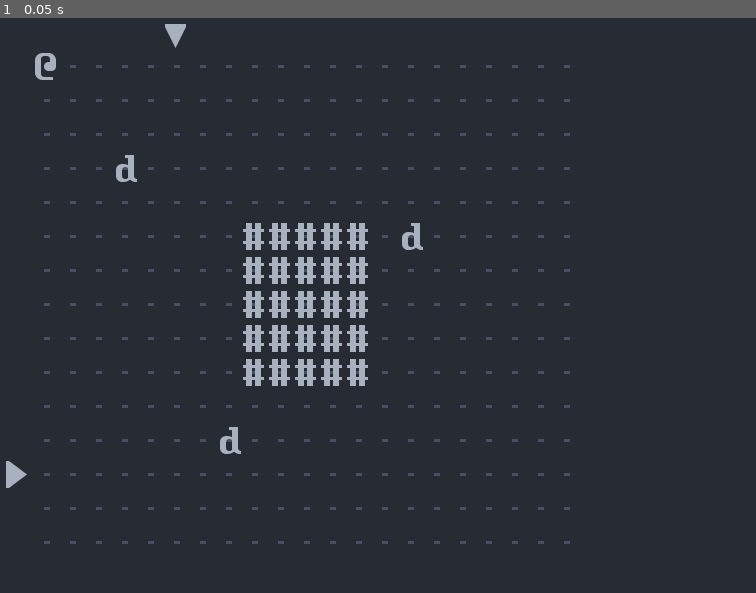
Above: before the commit, frame 1.
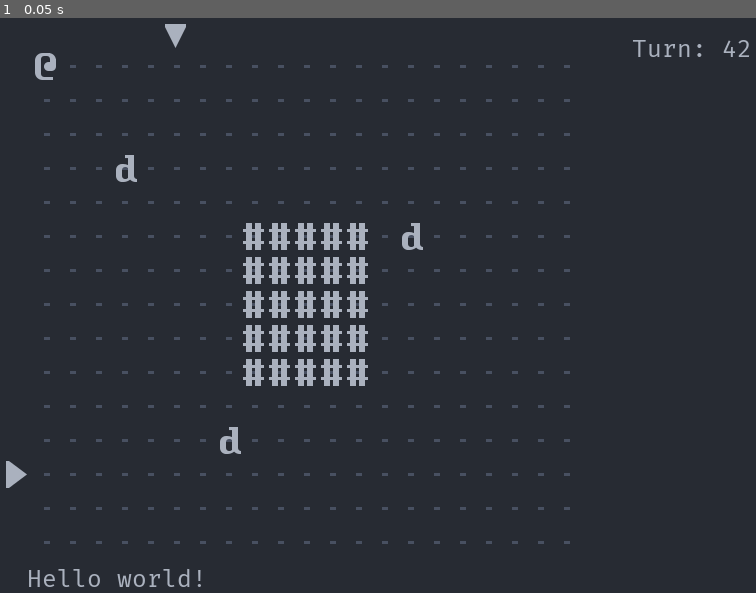
Above: after the commit, the same moment.

Repository: Bozar/GodotRoguelikeTutorial
Game: Godot game, scene res://scene/main/MainScene.tscn
Same seed, same stepped clock (60 frames per second), same inputs: the game is played once before the commit and once after it.
Inputs:
- Up to frame 1 (0.05 s): no input

The runs differ from the first frame. In frame 1, 0.3% of the frame differs, in the area x 3-100%, y 3-99%.

Commit message:
Add GUI controls.

Diff:
--- /dev/null
+++ b/03/scene/gui/MainGUI.tscn
@@ -0,0 +1,36 @@
+[gd_scene load_steps=4 format=2]
+
+[ext_resource path="res://resource/FiraCode-Regular.ttf" type="DynamicFontData" id=1]
+
+[sub_resource type="DynamicFont" id=1]
+size = 24
+font_data = ExtResource( 1 )
+
+[sub_resource type="DynamicFont" id=2]
+size = 24
+font_data = ExtResource( 1 )
+
+[node name="MainGUI" type="Control"]
+margin_right = 800.0
+margin_bottom = 600.0
+__meta__ = {
+"_edit_use_anchors_": false
+}
+
+[node name="Bottom" type="Label" parent="."]
+margin_left = 30.0
+margin_top = 550.0
+margin_right = 210.0
+margin_bottom = 581.0
+custom_fonts/font = SubResource( 1 )
+custom_colors/font_color = Color( 0.670588, 0.698039, 0.74902, 1 )
+text = "Hello world!"
+
+[node name="Sidebar" type="Label" parent="."]
+margin_left = 635.0
+margin_top = 20.0
+margin_right = 755.0
+margin_bottom = 51.0
+custom_fonts/font = SubResource( 2 )
+custom_colors/font_color = Color( 0.670588, 0.698039, 0.74902, 1 )
+text = "Turn: 42"
--- a/03/scene/main/MainScene.tscn
+++ b/03/scene/main/MainScene.tscn
@@ -1,8 +1,11 @@
-[gd_scene load_steps=2 format=2]
+[gd_scene load_steps=3 format=2]
 
 [ext_resource path="res://scene/main/InitWorld.gd" type="Script" id=1]
+[ext_resource path="res://scene/gui/MainGUI.tscn" type="PackedScene" id=2]
 
 [node name="MainScene" type="Node2D"]
 
+[node name="MainGUI" parent="." instance=ExtResource( 2 )]
+
 [node name="InitWorld" type="Node2D" parent="."]
 script = ExtResource( 1 )
